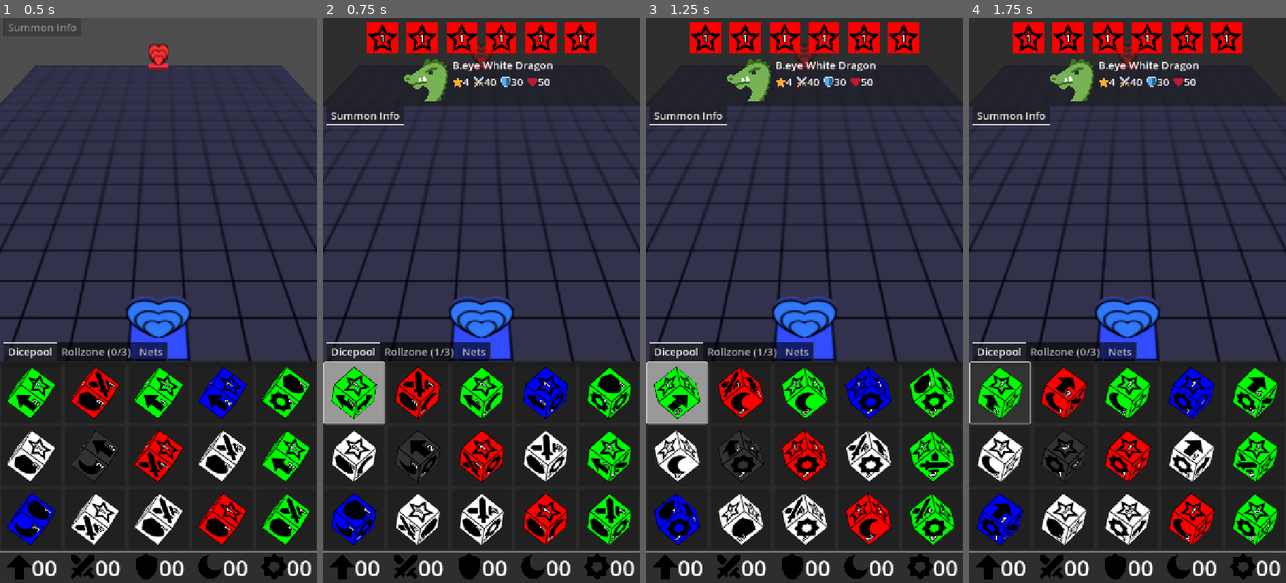
Above: before the commit, frames 1-4 (left to right).
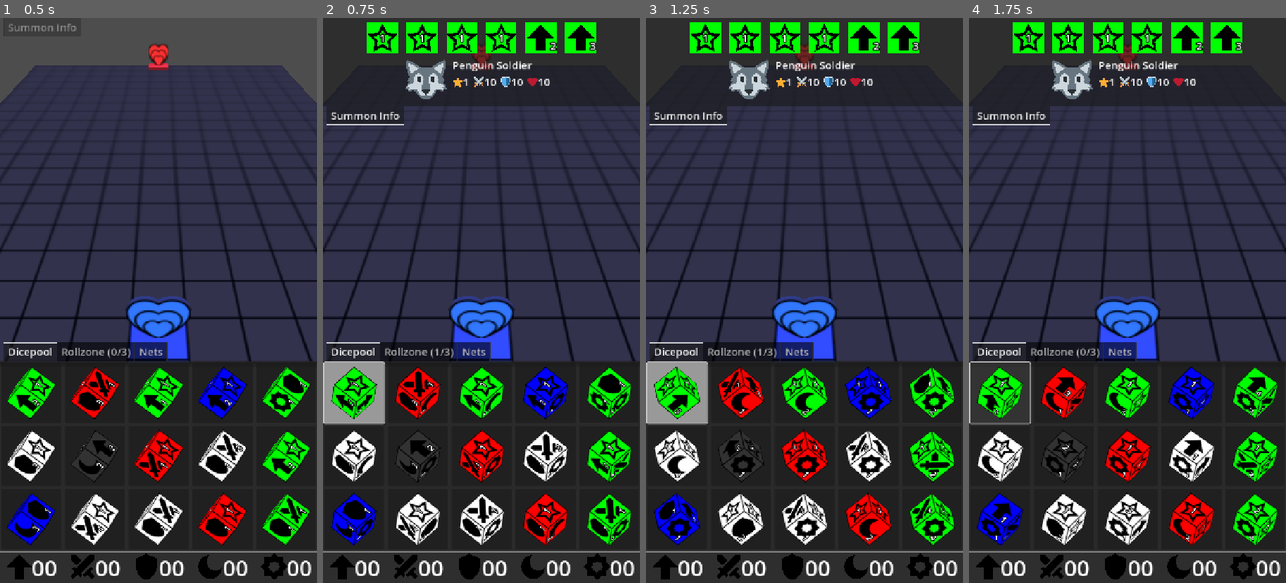
Above: after the commit, the same moments.

Repository: francocurotto/DDMre
Game: Godot game, scene res://scenes/duel.tscn
The game is run twice, just before and just after one commit, with the same random seed, the same clock (stepped at 60 frames per second) and the same inputs.
Inputs (mouse positions are in pixels of both pictures, inside the frame that each line leads up to):
- Up to frame 1 (0.5 s): no input
- Up to frame 2 (0.75 s): click (354, 390) at 0.52 s
- Up to frame 3 (1.25 s): no input
- Up to frame 4 (1.75 s): click (1000, 390) at 1.27 s

Frame 1 is identical in both runs. In frame 2, 3.7% of the frame differs, in the area x 13-87%, y 0-15%; in frame 3, 3.7%; in frame 4, 3.7%.
Error before the commit: Parse Error: Preload file "res://scenes/dungobj/summon/body/dragon.tscn" does not exist. (res://scenes/dungobj/summon/summon_old.gd:7)
Error after the commit: Invalid assignment of property or key 'alpha' with value of type 'float' on a base object of type 'null instance'. (res://scenes/dungobj/summon/summon.gd:68)

Commit message:
progress in new summon implementation

Diff:
--- a/source/scenes/dice/dice.gd
+++ b/source/scenes/dice/dice.gd
@@ -9,6 +9,14 @@
 const ROLLED_SIDE_THRESHOLD = 0.99
 const ROLL_FORCE_SCALER = 0.01
 const ROLL_TORQUE_LIMIT = 5
+const Item = preload("res://scenes/dungobj/summon/item.tscn")
+const MONSTER_DICT = {
+	"DRAGON" :  preload("res://scenes/dungobj/summon/dragon.tscn"),
+	"SPELLCASTER" : preload("res://scenes/dungobj/summon/spellcaster.tscn"),
+	"UNDEAD" : preload("res://scenes/dungobj/summon/undead.tscn"),
+	"BEAST" : preload("res://scenes/dungobj/summon/beast.tscn"),
+	"WARRIOR" : preload("res://scenes/dungobj/summon/warrior.tscn")
+}
 #endregion
 
 #region signals
@@ -46,6 +54,7 @@
 #region public variables
 var roll_flag = false
 var sides = []
+var summon
 var player : int :
 	set(_player):
 		player = _player
@@ -85,7 +94,6 @@
 @onready var side4 = $Sides/Side4
 @onready var side5 = $Sides/Side5
 @onready var side6 = $Sides/Side6
-@onready var summon = $Summon
 #endregion
 
 #region builtin functions
@@ -115,7 +123,11 @@
 	for i in 6:
 		$Sides.get_child(i).set_side(type, level, side_strings[i])
 	# set summon
-	$Summon.set_summon(dice_dict, player)
+	if type == "ITEM":
+		summon = Item.instantiate()
+	else:
+		summon = MONSTER_DICT[type].instantiate()
+	summon.set_summon(dice_dict, player)
 
 func clone():
 	var copy = duplicate()
--- a/source/scenes/dice/dice.tscn
+++ b/source/scenes/dice/dice.tscn
@@ -1,8 +1,7 @@
-[gd_scene load_steps=5 format=3 uid="uid://b6qy0uoifxeby"]
+[gd_scene load_steps=4 format=3 uid="uid://b6qy0uoifxeby"]
 
 [ext_resource type="Script" uid="uid://sgb13e0g6d4h" path="res://scenes/dice/dice.gd" id="1_ws0no"]
 [ext_resource type="PackedScene" uid="uid://cbwouu0vicqix" path="res://scenes/dice/side/side.tscn" id="2_2tv1o"]
-[ext_resource type="PackedScene" uid="uid://b1qptgwxay546" path="res://scenes/dungobj/summon/summon_old.tscn" id="7_2tv1o"]
 
 [sub_resource type="BoxShape3D" id="BoxShape3D_fl3nv"]
 
@@ -40,7 +39,3 @@
 [node name="Side6" parent="Sides" instance=ExtResource("2_2tv1o")]
 transform = Transform3D(-1, -8.74228e-08, 3.82137e-15, 0, -4.37114e-08, -1, 8.74228e-08, -1, 4.37114e-08, 0, -0.5, 0)
 crest = "MAGIC"
-
-[node name="Summon" parent="." instance=ExtResource("7_2tv1o")]
-transform = Transform3D(1, 0, 0, 0, 1, 0, 0, 0, 1, 0, -0.4, 0)
-visible = false
--- a/source/scenes/dungobj/summon/beast.tscn
+++ b/source/scenes/dungobj/summon/beast.tscn
@@ -23,7 +23,11 @@
 
 [sub_resource type="CylinderShape3D" id="CylinderShape3D_3alng"]
 height = 0.1
-radius = 0.32
+radius = 0.29
+
+[sub_resource type="CylinderShape3D" id="CylinderShape3D_5lyxv"]
+height = 0.1
+radius = 0.12
 
 [node name="Beast" type="StaticBody3D"]
 script = ExtResource("1_5lyxv")
@@ -41,8 +45,16 @@
 transform = Transform3D(1, 0, 0, 0, 1, 0, 0, 0, 1, 0, 0.099, 0)
 
 [node name="BodyShape" type="CollisionShape3D" parent="."]
-transform = Transform3D(1, 0, 0, 0, -4.371139e-08, -1, 0, 1, -4.371139e-08, 0, 0.4, 0)
+transform = Transform3D(1, 0, 0, 0, -4.371139e-08, -1, 0, 1, -4.371139e-08, 0, 0.385, 0)
 shape = SubResource("CylinderShape3D_3alng")
+
+[node name="BodyShape2" type="CollisionShape3D" parent="."]
+transform = Transform3D(1, 0, 0, 0, -4.371139e-08, -1, 0, 1, -4.371139e-08, 0.226, 0.645, 0)
+shape = SubResource("CylinderShape3D_5lyxv")
+
+[node name="BodyShape3" type="CollisionShape3D" parent="."]
+transform = Transform3D(1, 0, 0, 0, -4.371139e-08, -1, 0, 1, -4.371139e-08, -0.226, 0.645, 0)
+shape = SubResource("CylinderShape3D_5lyxv")
 
 [node name="SummonOverhead" parent="." instance=ExtResource("3_3alng")]
 transform = Transform3D(1, 0, 0, 0, 1, 0, 0, 0, 1, 0, 0.93, 0)
--- a/source/scenes/dungobj/summon/dragon.tscn
+++ b/source/scenes/dungobj/summon/dragon.tscn
@@ -21,9 +21,15 @@
 height = 0.1
 radius = 0.4
 
-[sub_resource type="CylinderShape3D" id="CylinderShape3D_i8q05"]
+[sub_resource type="BoxShape3D" id="BoxShape3D_isp4i"]
+size = Vector3(0.255, 0.1, 0.59)
+
+[sub_resource type="BoxShape3D" id="BoxShape3D_i8q05"]
+size = Vector3(0.255, 0.1, 0.59)
+
+[sub_resource type="CylinderShape3D" id="CylinderShape3D_7r7xh"]
 height = 0.1
-radius = 0.32
+radius = 0.23
 
 [node name="Dragon" type="StaticBody3D"]
 script = ExtResource("1_isp4i")
@@ -41,8 +47,16 @@
 transform = Transform3D(1, 0, 0, 0, 1, 0, 0, 0, 1, 0, 0.1, 0)
 
 [node name="BodyShape" type="CollisionShape3D" parent="."]
-transform = Transform3D(1, 0, 0, 0, -4.371139e-08, -1, 0, 1, -4.371139e-08, 0.04386264, 0.4, 0)
-shape = SubResource("CylinderShape3D_i8q05")
+transform = Transform3D(0.52408993, -3.722737e-08, -0.85166293, -0.85166293, -2.2908699e-08, -0.52408993, 0, 1, -4.371139e-08, 0, 0.52, 0)
+shape = SubResource("BoxShape3D_isp4i")
+
+[node name="BodyShape2" type="CollisionShape3D" parent="."]
+transform = Transform3D(0.97497505, -9.71767e-09, -0.22231436, -0.22231436, -4.2617515e-08, -0.97497505, 0, 1, -4.371139e-08, 0.16213588, 0.36, 0)
+shape = SubResource("BoxShape3D_i8q05")
+
+[node name="BodyShape3" type="CollisionShape3D" parent="."]
+transform = Transform3D(0.97497505, -9.71767e-09, -0.22231436, -0.22231436, -4.2617515e-08, -0.97497505, 0, 1, -4.371139e-08, 0.117, 0.515, 0)
+shape = SubResource("CylinderShape3D_7r7xh")
 
 [node name="SummonOverhead" parent="." instance=ExtResource("4_bl4oj")]
 transform = Transform3D(1, 0, 0, 0, 1, 0, 0, 0, 1, 0, 0.93, 0)
--- a/source/scenes/dungobj/summon/item.gd
+++ b/source/scenes/dungobj/summon/item.gd
@@ -4,3 +4,11 @@
 #region public functions
 var type = "ITEM"
 #endregion
+
+#region public variables
+func set_summon(dice_dict, _player):
+	summon_name = dice_dict["NAME"]
+	level = dice_dict["LEVEL"]
+	player = _player
+	set_pre_dimension()
+#endregion
--- a/source/scenes/dungobj/summon/item.tscn
+++ b/source/scenes/dungobj/summon/item.tscn
@@ -20,9 +20,8 @@
 height = 0.1
 radius = 0.4
 
-[sub_resource type="CylinderShape3D" id="CylinderShape3D_i8q05"]
-height = 0.1
-radius = 0.28
+[sub_resource type="BoxShape3D" id="BoxShape3D_8i5wx"]
+size = Vector3(0.7, 0.1, 0.56)
 
 [node name="Item" type="StaticBody3D"]
 script = ExtResource("1_8i5wx")
@@ -40,5 +39,5 @@
 transform = Transform3D(1, 0, 0, 0, 1, 0, 0, 0, 1, 0, 0.1, 0)
 
 [node name="BodyShape" type="CollisionShape3D" parent="."]
-transform = Transform3D(1, 0, 0, 0, -4.371139e-08, -1, 0, 1, -4.371139e-08, 0, 0.305, 0)
-shape = SubResource("CylinderShape3D_i8q05")
+transform = Transform3D(1, 0, 0, 0, -4.371139e-08, -1, 0, 1, -4.371139e-08, 0, 0.376, 0)
+shape = SubResource("BoxShape3D_8i5wx")
--- a/source/scenes/dungobj/summon/spellcaster.tscn
+++ b/source/scenes/dungobj/summon/spellcaster.tscn
@@ -23,7 +23,14 @@
 
 [sub_resource type="CylinderShape3D" id="CylinderShape3D_i8q05"]
 height = 0.1
-radius = 0.28
+radius = 0.19
+
+[sub_resource type="CylinderShape3D" id="CylinderShape3D_8dmqj"]
+height = 0.1
+radius = 0.115
+
+[sub_resource type="BoxShape3D" id="BoxShape3D_u5c14"]
+size = Vector3(0.06, 0.1, 0.645)
 
 [node name="Spellcaster" type="StaticBody3D"]
 script = ExtResource("1_8dmqj")
@@ -41,8 +48,20 @@
 transform = Transform3D(1, 0, 0, 0, 1, 0, 0, 0, 1, 0, 0.1, 0)
 
 [node name="BodyShape" type="CollisionShape3D" parent="."]
-transform = Transform3D(1, 0, 0, 0, -4.371139e-08, -1, 0, 1, -4.371139e-08, 0, 0.305, 0)
+transform = Transform3D(1, 0, 0, 0, -4.371139e-08, -1, 0, 1, -4.371139e-08, 0.02, 0.425, 0)
 shape = SubResource("CylinderShape3D_i8q05")
+
+[node name="BodyShape2" type="CollisionShape3D" parent="."]
+transform = Transform3D(1, 0, 0, 0, -4.371139e-08, -1, 0, 1, -4.371139e-08, 0.02, 0.6, 0)
+shape = SubResource("CylinderShape3D_8dmqj")
+
+[node name="BodyShape3" type="CollisionShape3D" parent="."]
+transform = Transform3D(1, 0, 0, 0, -4.371139e-08, -1, 0, 1, -4.371139e-08, -0.015, 0.175, 0)
+shape = SubResource("BoxShape3D_u5c14")
+
+[node name="BodyShape4" type="CollisionShape3D" parent="."]
+transform = Transform3D(1, 0, 0, 0, -4.371139e-08, -1, 0, 1, -4.371139e-08, -0.255, 0.425, 0)
+shape = SubResource("BoxShape3D_u5c14")
 
 [node name="SummonOverhead" parent="." instance=ExtResource("4_1b7gp")]
 transform = Transform3D(1, 0, 0, 0, 1, 0, 0, 0, 1, 0, 0.93, 0)
--- a/source/scenes/dungobj/summon/undead.tscn
+++ b/source/scenes/dungobj/summon/undead.tscn
@@ -23,7 +23,13 @@
 
 [sub_resource type="CylinderShape3D" id="CylinderShape3D_i8q05"]
 height = 0.1
-radius = 0.28
+radius = 0.225
+
+[sub_resource type="BoxShape3D" id="BoxShape3D_gt1r1"]
+size = Vector3(0.56, 0.1, 0.18)
+
+[sub_resource type="BoxShape3D" id="BoxShape3D_gbm6y"]
+size = Vector3(0.16, 0.1, 0.18)
 
 [node name="Undead" type="StaticBody3D"]
 script = ExtResource("1_y1ipp")
@@ -41,8 +47,16 @@
 transform = Transform3D(1, 0, 0, 0, 1, 0, 0, 0, 1, 0, 0.1, 0)
 
 [node name="BodyShape" type="CollisionShape3D" parent="."]
-transform = Transform3D(1, 0, 0, 0, -4.371139e-08, -1, 0, 1, -4.371139e-08, 0, 0.305, 0)
+transform = Transform3D(1, 0, 0, 0, -4.371139e-08, -1, 0, 1, -4.371139e-08, 0, 0.5671446, 0)
 shape = SubResource("CylinderShape3D_i8q05")
+
+[node name="BodyShape2" type="CollisionShape3D" parent="."]
+transform = Transform3D(1, 0, 0, 0, -4.371139e-08, -1, 0, 1, -4.371139e-08, 0, 0.182, 0)
+shape = SubResource("BoxShape3D_gt1r1")
+
+[node name="BodyShape3" type="CollisionShape3D" parent="."]
+transform = Transform3D(1, 0, 0, 0, -4.371139e-08, -1, 0, 1, -4.371139e-08, 0, 0.297, 0)
+shape = SubResource("BoxShape3D_gbm6y")
 
 [node name="SummonOverhead" parent="." instance=ExtResource("4_dqnf8")]
 transform = Transform3D(1, 0, 0, 0, 1, 0, 0, 0, 1, 0, 0.93, 0)
--- a/source/scenes/dungobj/summon/warrior.tscn
+++ b/source/scenes/dungobj/summon/warrior.tscn
@@ -23,7 +23,16 @@
 
 [sub_resource type="CylinderShape3D" id="CylinderShape3D_i8q05"]
 height = 0.1
-radius = 0.28
+radius = 0.21
+
+[sub_resource type="BoxShape3D" id="BoxShape3D_ext84"]
+size = Vector3(0.625, 0.1, 0.175)
+
+[sub_resource type="BoxShape3D" id="BoxShape3D_b3ut5"]
+size = Vector3(0.205, 0.1, 0.23)
+
+[sub_resource type="BoxShape3D" id="BoxShape3D_j6eis"]
+size = Vector3(0.06, 0.555, 0.1)
 
 [node name="Warrior" type="StaticBody3D"]
 script = ExtResource("1_ext84")
@@ -41,8 +50,20 @@
 transform = Transform3D(1, 0, 0, 0, 1, 0, 0, 0, 1, 0, 0.1, 0)
 
 [node name="BodyShape" type="CollisionShape3D" parent="."]
-transform = Transform3D(1, 0, 0, 0, -4.371139e-08, -1, 0, 1, -4.371139e-08, 0, 0.305, 0)
+transform = Transform3D(1, 0, 0, 0, -4.371139e-08, -1, 0, 1, -4.371139e-08, 0.04, 0.582, 0)
 shape = SubResource("CylinderShape3D_i8q05")
+
+[node name="BodyShape2" type="CollisionShape3D" parent="."]
+transform = Transform3D(1, 0, 0, 0, -4.371139e-08, -1, 0, 1, -4.371139e-08, 0.04, 0.182, 0)
+shape = SubResource("BoxShape3D_ext84")
+
+[node name="BodyShape3" type="CollisionShape3D" parent="."]
+transform = Transform3D(1, 0, 0, 0, -4.371139e-08, -1, 0, 1, -4.371139e-08, 0.04, 0.307, 0)
+shape = SubResource("BoxShape3D_b3ut5")
+
+[node name="BodyShape4" type="CollisionShape3D" parent="."]
+transform = Transform3D(0.82609826, -0.56352603, 0, 0.56352603, 0.82609826, 0, 0, 0, 1, -0.162, 0.297, 0)
+shape = SubResource("BoxShape3D_j6eis")
 
 [node name="SummonOverhead" parent="." instance=ExtResource("4_6qp1d")]
 transform = Transform3D(1, 0, 0, 0, 1, 0, 0, 0, 1, 0, 0.93, 0)
Not shown: 1 places in source/scenes/dungobj/summon/beast.tscn that only renumber resources
Not shown: 1 places in source/scenes/dungobj/summon/dragon.tscn that only renumber resources
Not shown: 1 places in source/scenes/dungobj/summon/spellcaster.tscn that only renumber resources
Not shown: 1 places in source/scenes/dungobj/summon/undead.tscn that only renumber resources
Not shown: 1 places in source/scenes/dungobj/summon/warrior.tscn that only renumber resources
